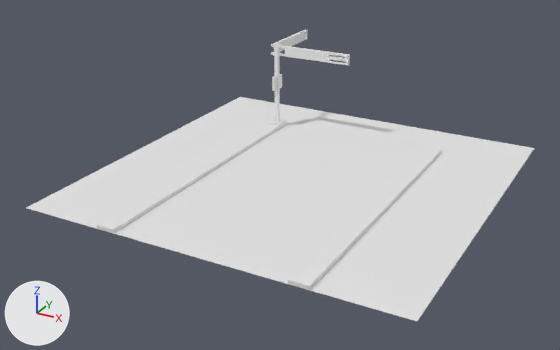
Two versions of the OBJ model data/mars/maps/import/map0/blvd_kfcs.obj, one commit apart.
Before and after are seen from a 50 mm lens placed at (1.38, -2.71, 1.33), pointed at (-0.05, -0.11, 0.03). Lighting does not change. The marker at lower left points along +X, +Y and +Z. Where no turn or scale is listed for an object, it has been applied to the vertices. Vertices at the same position are counted once.

The first picture shows 'blvd_kfcs_Plane.010'.
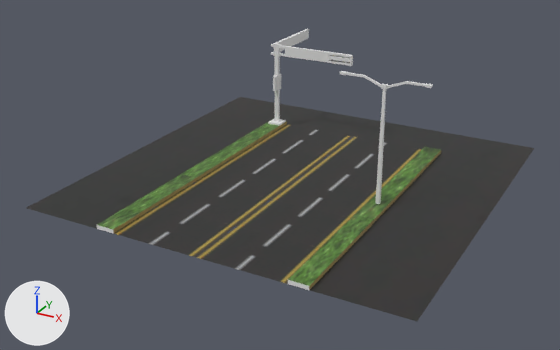
Patch to the scene script:
```diff
--- a/data/mars/maps/import/map0/blvd_kfcs.obj.py
+++ b/data/mars/maps/import/map0/blvd_kfcs.obj.py
@@ mat_marscity @@
+mat_marscity = principled_material('marscity')
+mat_marscity.texture = img_marscity_tga
+mat_marscity.roughness = 0.526
@@ mat_marsindx_239 @@
+mat_marsindx_239 = principled_material('MARSINDX_239')
+mat_marsindx_239.base_color = (0.295, 0.214, 0.0352)  # yellow #947f35
+mat_marsindx_239.roughness = 0.526
@@ me_blvd_kfcs_plane_010 @@
 # verts and faces of me_blvd_kfcs_plane_010; kept vertices keep their numbers, new ones are numbered from 231
-me_blvd_kfcs_plane_010.from_pydata(...)  # 231 vertices, 200 faces; spans x -0.8..0.8, y -0.8..0.84, z 0.0..0.42
+me_blvd_kfcs_plane_010.from_pydata(...)  # 295 vertices, 257 faces; spans x -0.8..0.8, y -0.8..0.86, z 0.0..0.52
+# me_blvd_kfcs_plane_010 part 1: a new loose piece of 28 vertices spanning x 0.22..0.39, y -0.14..-0.12, z 0.48..0.52, in mat_marsnull (white #e7e7e7)
+# me_blvd_kfcs_plane_010 part 2: a new loose piece of 28 vertices spanning x 0.4..0.58, y -0.14..-0.12, z 0.48..0.52, in mat_marsnull (white #e7e7e7)
+# me_blvd_kfcs_plane_010 part 3
+for i in [*range(40, 44)]: verts[i] += (0.02, 0.0, 0.0)
+for i in [*range(44, 52)]: verts[i] += (0.01, 0.0, 0.0)
+# me_blvd_kfcs_plane_010 part 4
+for i in [56, 57, 60, 61]: verts[i] += (0.0, -0.01, 0.0)
+for i in [58, 59, 62, 63]: verts[i] += (0.0, 0.0, 0.0)
+for i in [*range(104, 112)]: verts[i] += (0.0, 0.01, 0.0)
+# me_blvd_kfcs_plane_010 part 5
+for i in [*range(88, 100)]: verts[i] += (0.0, 0.02, 0.0)
+# me_blvd_kfcs_plane_010 part 6
+verts[231] = (0.39, -0.14, 0.02)  # pixel (375, 203)
+verts[232] = (0.39, -0.12, 0.02)  # pixel (376, 201)
+verts[233] = (0.41, -0.14, 0.02)  # pixel (379, 204)
+verts[234] = (0.41, -0.12, 0.02)  # pixel (380, 202)
+verts[235] = (0.39, -0.13, 0.5)  # pixel (382, 84)
+verts[236] = (0.39, -0.12, 0.5)  # pixel (383, 84)
+verts[237] = (0.4, -0.12, 0.5)  # pixel (386, 84)
+verts[238] = (0.4, -0.13, 0.5)  # pixel (385, 85)
+faces += [(233, 234, 237, 238), (235, 238, 237, 236), (231, 235, 236, 232), (231, 233, 238, 235), (232, 236, 237, 234)]  # mat_marsnull (white #e7e7e7)
+# me_blvd_kfcs_plane_010 part 7: 48 faces spanning x -0.8..0.8, y -0.8..0.8, z 0.0..0.02 switch from mat_marsnull (white #e7e7e7) to mat_marscity (picture img_marscity_tga)
+# me_blvd_kfcs_plane_010 part 8: 20 faces spanning x -0.44..0.44, y -0.8..0.53, z 0.0..0.02 switch from mat_marsnull (white #e7e7e7) to mat_marsindx_239 (yellow #948035)
```

Location of each change, (x1, y1, x2, y2) in pixels of the pictures (560 x 350 px; the box of a moved part takes in the faces that stretch with it):
part 1 of me_blvd_kfcs_plane_010, added
    after: (340, 71, 383, 89)
part 2 of me_blvd_kfcs_plane_010, added
    after: (385, 81, 433, 90)
part 3 of me_blvd_kfcs_plane_010, moved or reshaped
    before: (329, 52, 350, 65)
    after: (329, 52, 353, 66)
part 4 of me_blvd_kfcs_plane_010, moved or reshaped
    before: (272, 74, 282, 91)
    after: (273, 74, 281, 91)
part 5 of me_blvd_kfcs_plane_010, moved or reshaped
    before: (297, 29, 308, 43)
    after: (297, 29, 309, 43)
part 6 of me_blvd_kfcs_plane_010, added
    after: (375, 84, 386, 204)
part 7 of me_blvd_kfcs_plane_010, recoloured (white to black)
    both: (26, 97, 534, 321)
part 8 of me_blvd_kfcs_plane_010, recoloured (grey to brown)
    both: (113, 122, 441, 290)
